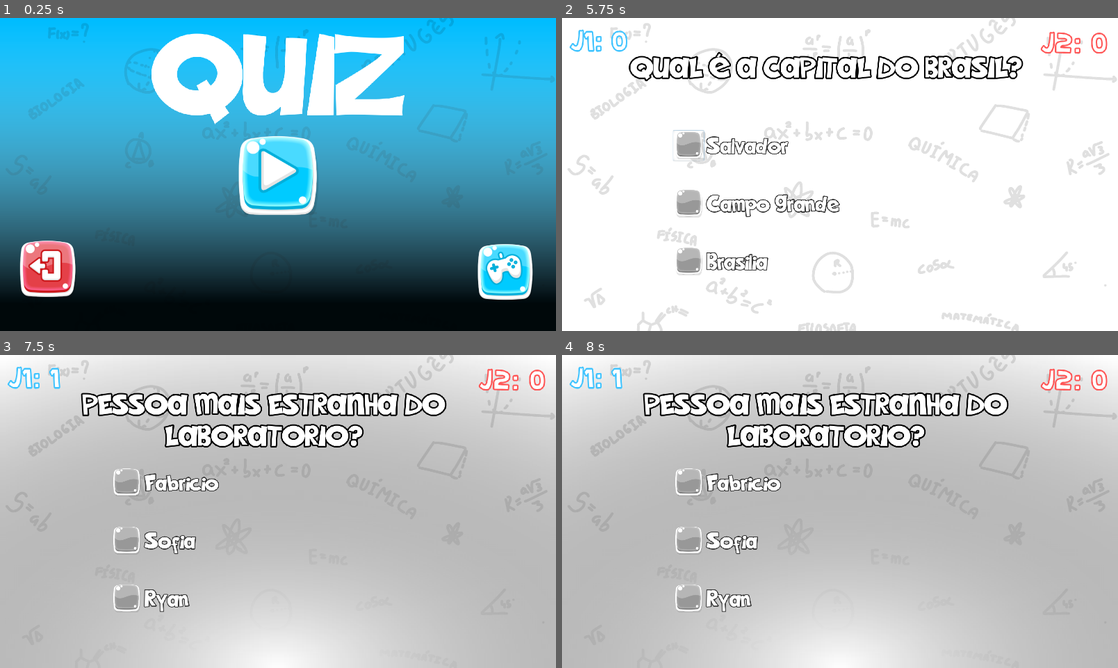
Above: before the commit, frames 1-4 (two rows, left to right).
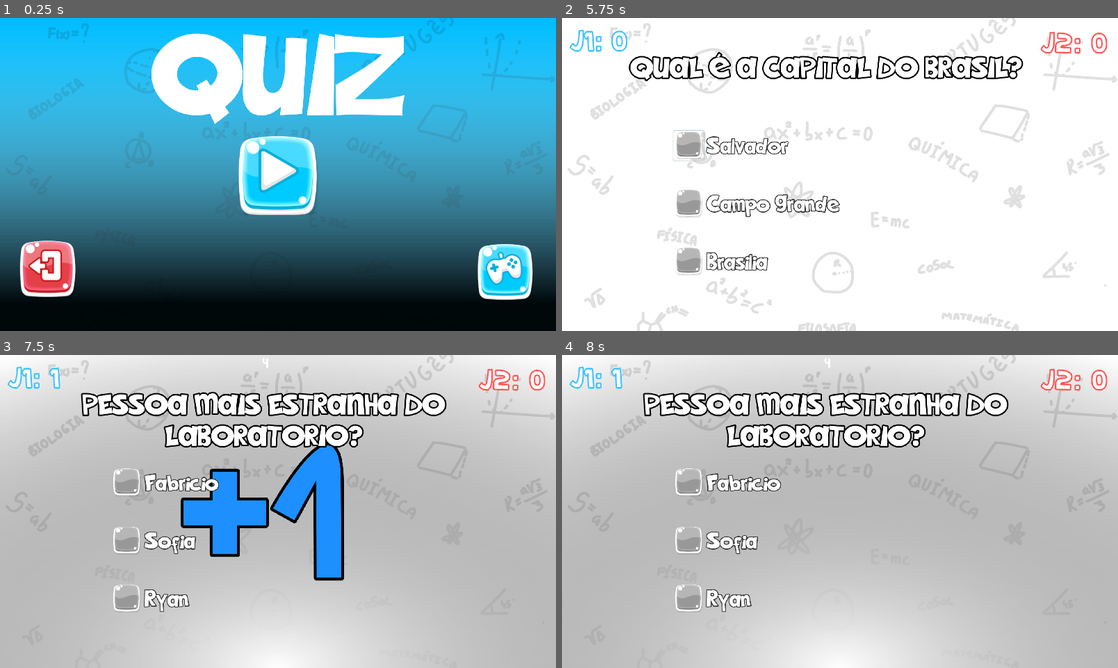
Above: after the commit, the same moments.

Repository: LabirasIFPI/Quiz-SKAR
Game: Godot game, scene res://Cenas/Menu.tscn
Same seed, same stepped clock (60 frames per second), same inputs: the game is played once before the commit and once after it.
Inputs (mouse positions are in pixels of both pictures, inside the frame that each line leads up to):
- Up to frame 1 (0.25 s): no input
- Up to frame 2 (5.75 s): click (840, 174) at 0.5 s; tap Enter at 1.25, 3.5 s; hold Page Up (ui_page_up) 1.28-2.03 s; tap A (A) at 1.35, 2.3, 2.85, 3.8 s; tap C (C) at 1.55, 2.1, 3.05, 4.35 s; tap Space at 2, 4.25 s; hold Page Up (ui_page_up) 2.78-4.28 s; tap B (B) at 3.6 s; click (689, 146) at 5.02 s
- Up to frame 3 (7.5 s): tap Enter at 5.75 s; tap 1 (JogadorAzul) at 5.85 s; tap A (A) at 6.05, 7.35 s; tap Space at 6.5 s; tap 2 (JogadorVermelho) at 6.6 s; tap C (C) at 6.8 s; hold Page Up (ui_page_up) from 7.28 s (still down)
- Up to frame 4 (8 s): keep holding Page Up (ui_page_up)

Frames 1-2 are identical in both runs. In frame 3, 5.8% of the frame differs, in the area x 32-62%, y 0-73%; in frame 4, less than 0.1%.

Commit message:
atualizaçao timer

Diff:
--- a/Cenas/QuizMain.tscn
+++ b/Cenas/QuizMain.tscn
@@ -1,9 +1,21 @@
-[gd_scene load_steps=11 format=2]
+[gd_scene load_steps=14 format=2]
 
 [ext_resource path="res://Códigos/QuizMain.gd" type="Script" id=1]
 [ext_resource path="res://Assets/Fontes/tmj_by_mallagueta_pepper-d62rr8r.ttf" type="DynamicFontData" id=2]
 [ext_resource path="res://Assets/FreeGUI/png/bg_branco.jpeg" type="Texture" id=3]
+[ext_resource path="res://Assets/Fontes/marela.ttf" type="DynamicFontData" id=4]
 [ext_resource path="res://Data/QuizMain.tres" type="Gradient" id=5]
+
+[sub_resource type="GradientTexture2D" id=5]
+gradient = ExtResource( 5 )
+fill_from = Vector2( 1, 0 )
+fill_to = Vector2( 0, 0 )
+
+[sub_resource type="DynamicFont" id=1]
+size = 100
+outline_size = 5
+outline_color = Color( 0, 0, 0, 1 )
+font_data = ExtResource( 2 )
 
 [sub_resource type="Gradient" id=6]
 colors = PoolColorArray( 0, 1, 0.0392157, 1, 0, 0, 0, 0 )
@@ -27,19 +39,43 @@
 extra_spacing_char = 8
 font_data = ExtResource( 2 )
 
-[sub_resource type="GradientTexture2D" id=5]
-gradient = ExtResource( 5 )
-fill_from = Vector2( 1, 0 )
-fill_to = Vector2( 0, 0 )
+[sub_resource type="DynamicFont" id=8]
+size = 400
+outline_size = 10
+outline_color = Color( 0, 0, 0, 1 )
+font_data = ExtResource( 4 )
 
-[sub_resource type="DynamicFont" id=1]
-size = 100
-outline_size = 5
-outline_color = Color( 0, 0, 0, 1 )
-font_data = ExtResource( 2 )
+[sub_resource type="DynamicFont" id=9]
+size = 30
+font_data = ExtResource( 4 )
 
 [node name="QuizMain" type="Node2D"]
 script = ExtResource( 1 )
+
+[node name="bg_color" type="TextureRect" parent="."]
+visible = false
+margin_right = 3001.0
+margin_bottom = 1801.0
+texture = SubResource( 5 )
+expand = true
+
+[node name="Pergutas_teste" type="Label" parent="."]
+margin_left = 174.0
+margin_top = 122.0
+margin_right = 1649.0
+margin_bottom = 331.0
+custom_colors/font_color = Color( 1, 1, 1, 1 )
+custom_fonts/font = SubResource( 1 )
+text = "perguntas"
+align = 1
+autowrap = true
+uppercase = true
+
+[node name="Options" type="Node2D" parent="."]
+
+[node name="TLPR" type="Timer" parent="."]
+
+[node name="Timer" type="Timer" parent="."]
 
 [node name="CanvasLayer" type="CanvasLayer" parent="."]
 layer = -1
@@ -75,27 +111,23 @@
 custom_fonts/font = SubResource( 3 )
 text = "0 p2"
 
-[node name="bg_color" type="TextureRect" parent="."]
+[node name="add_point" type="Label" parent="CanvasLayer"]
 visible = false
-margin_right = 3001.0
-margin_bottom = 1801.0
-texture = SubResource( 5 )
-expand = true
+margin_left = 633.0
+margin_top = 187.0
+margin_right = 1267.0
+margin_bottom = 872.0
+custom_fonts/font = SubResource( 8 )
+text = "+1"
 
-[node name="Pergutas_teste" type="Label" parent="."]
-margin_left = 174.0
-margin_top = 122.0
-margin_right = 1649.0
-margin_bottom = 331.0
-custom_colors/font_color = Color( 1, 1, 1, 1 )
-custom_fonts/font = SubResource( 1 )
-text = "perguntas"
-align = 1
-autowrap = true
-uppercase = true
-
-[node name="Options" type="Node2D" parent="."]
-
-[node name="TLPR" type="Timer" parent="."]
+[node name="tempo_por_resp" type="Label" parent="CanvasLayer"]
+anchor_left = 0.5
+anchor_right = 0.5
+margin_left = -54.5
+margin_right = 54.5
+margin_bottom = 52.0
+custom_fonts/font = SubResource( 9 )
+text = "00:00"
 
 [connection signal="timeout" from="TLPR" to="." method="_on_TLPR_timeout"]
+[connection signal="timeout" from="Timer" to="." method="_on_Timer_timeout"]
--- a/Códigos/QuizMain.gd
+++ b/Códigos/QuizMain.gd
@@ -277,6 +277,8 @@
 
 # Indice da pergunta atual
 var actualQuestionInd = 0;
+
+var tlpr_out = false#variavel pro time acabar
 #Cena de alternativas
 onready var optionsNode = get_node("Options");
 
@@ -288,6 +290,7 @@
 var colorProgress: float = 0.0;
 
 func _ready() -> void:
+	$TLPR.start(5)
 	randomize()
 
 	# Define qual pergunta será exibida
@@ -353,18 +356,23 @@
 
 ##############################################################
 func _process(delta: float) -> void:
+	var _tempo_label = get_node("CanvasLayer/tempo_por_resp")
+
+	_tempo_label.text = str(int($TLPR.time_left))
 	_points_p1.text = "J1: " + (str(global.pontos_p1))
 	_points_p2.text = "J2: " + (str(global.pontos_p2))
 	# Para fins de teste, avançar pergunta
-	if Input.is_action_just_pressed("ui_page_up") and global.resp_p1 == true:
+	if Input.is_action_just_pressed("ui_page_up") and global.resp_p1 == true and tlpr_out == false:
 		actualQuestionInd += 1
 		gerarNovaPergunta()
+		$TLPR.start(5)
 		#reseta as variavies de definição de recebimento dos pontos
 		ponto_blue()
 
-	if Input.is_action_just_pressed("ui_page_up") and global.resp_p2 == true:
+	if Input.is_action_just_pressed("ui_page_up") and global.resp_p2 == true and tlpr_out == false:
 		actualQuestionInd += 1
 		gerarNovaPergunta()
+		$TLPR.start(5)
 		#reseta as variavies de definição de recebimento dos pontos
 		ponto_red()
 
@@ -397,7 +405,14 @@
 
 
 func _on_TLPR_timeout() -> void:
-	pass # Replace with function body.
+	$TLPR.stop()
+	tlpr_out = true
+	#mudar o tamanha e colocar em variavel essa label
+	$CanvasLayer/add_point.visible = true
+	$CanvasLayer/add_point.set_modulate(Color.green)
+	$CanvasLayer/add_point.text = "Vosso tempo acabou :("
+#	gerarNovaPergunta()
+
 
 #Para definir quem receberá pontos ao responder a pergunta(apertar em algum botão de alternativa)
 #Futuramente será quem enviar o sinal via wu-fi primero, por isso não foi colocado uma condiçao
@@ -446,12 +461,26 @@
 		global.resposta = 'C'
 
 
-func ponto_red():
+func ponto_red():#WILLDO confiderar se a reszposta foi errada
 	global.pontos_p2 += 1
 	global.resp_p1 = 0;
 	global.resp_p2 = 0;
-
-func ponto_blue():
+	var _label_ponto = get_node("CanvasLayer/add_point")
+	_label_ponto.visible = true
+	_label_ponto.set_modulate(Color.red)
+	$Timer.start(0.5)
+
+func ponto_blue(): #futuramente considerar se a resposta foi errada
 	global.pontos_p1 += 1
 	global.resp_p1 = 0;
 	global.resp_p2 = 0;
+	var _label_ponto = get_node("CanvasLayer/add_point")
+	_label_ponto.visible = true
+	_label_ponto.set_modulate(Color.dodgerblue)
+	$Timer.start(0.5)
+
+
+
+
+func _on_Timer_timeout() -> void:
+	$CanvasLayer/add_point.visible = false
